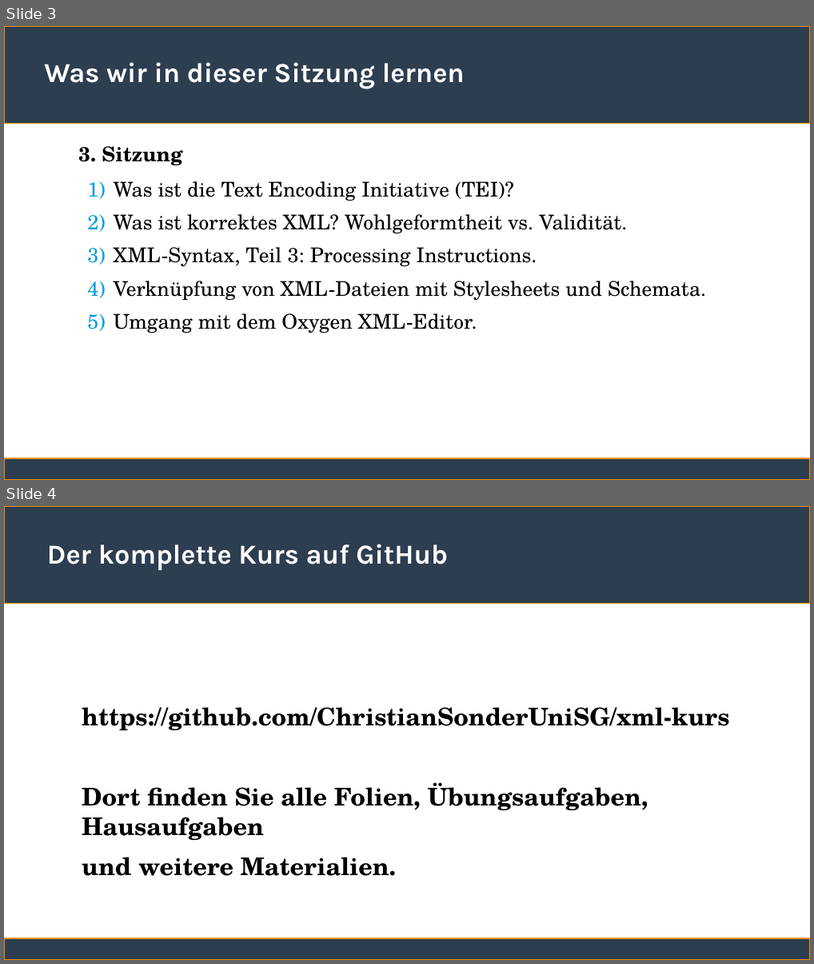
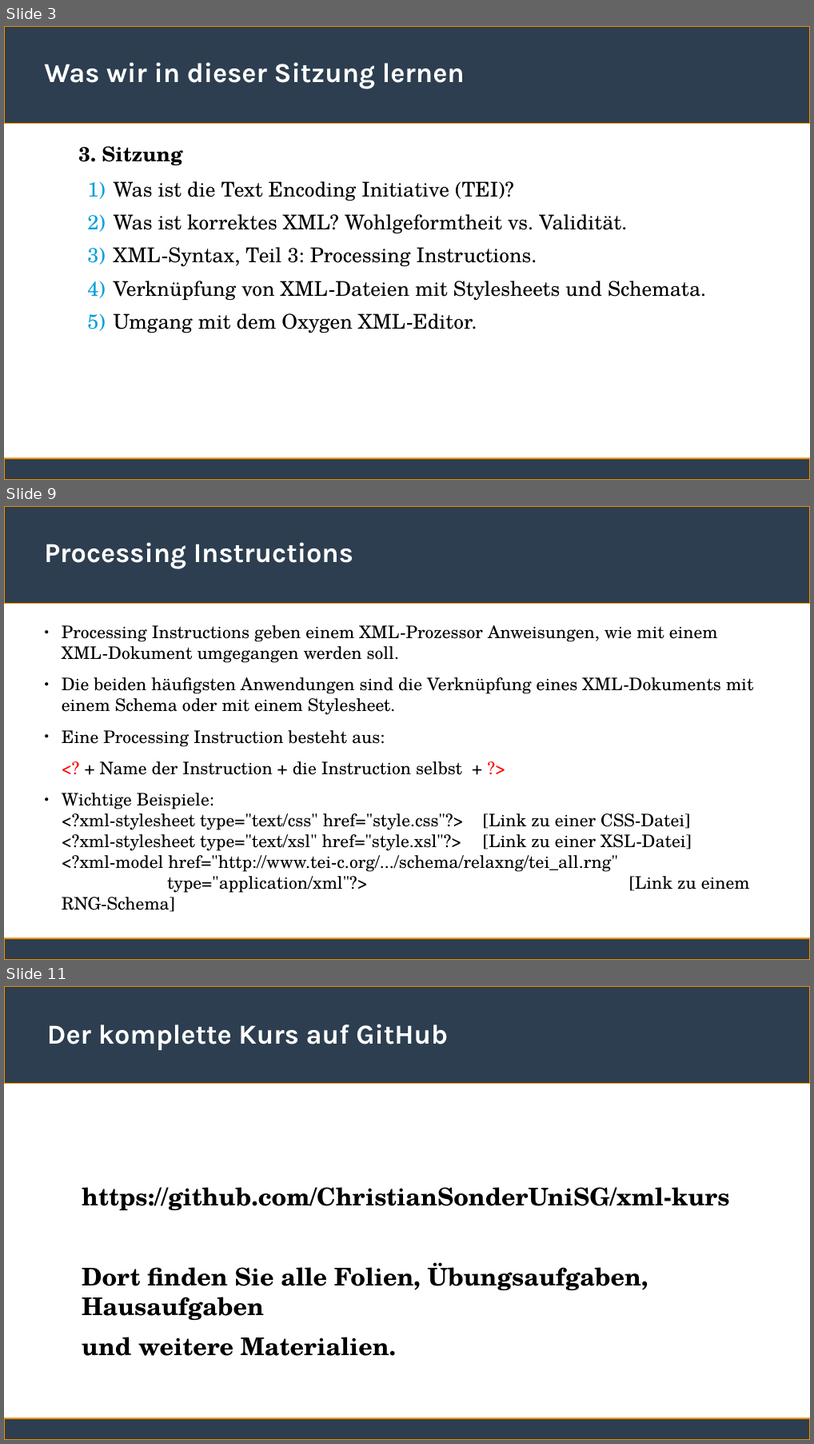
Before and after one commit to ChristianSonderUniSG/xml-kurs, a slide deck: sitzung_3/sitzung_3.odp. Shown one above the other, each under a label of ours: slides 3 and 4 before the commit, slides 3, 9 and 11 after it; the slides between them are not shown. The pictures are 814x964 and 814x1444 pixels, drawn with LibreOffice and Linux fonts; fonts in the diff are those of the drawing. Boxes give left, top, right and bottom in pixels: in the first picture for what was removed or moved away, otherwise in the second. Text is boxed around its words. In the diff, an @@ line names an element or a change of style, - is before the commit and + after.

```diff
--- a/sitzung_3/sitzung_3.odp
+++ b/sitzung_3/sitzung_3.odp
@@ slide 9 added at (4,506,810,960), background #FFFFFF; not listed: 2 template elements that a slide beside it also shows @@
@@ title added at (44,542,354,569), 27 pt, text #FFFFFF, bold @@
+Processing Instructions
@@ text added at (62,625,754,912), 17 pt, text #000000 @@
+● Processing Instructions geben einem XML-Prozessor Anweisungen, wie mit einem XML-Dokument umgegangen werden soll.
+● Die beiden häufigsten Anwendungen sind die Verknüpfung eines XML-Dokuments mit einem Schema oder mit einem Stylesheet.
+● Eine Processing Instruction besteht aus:
+<? + Name der Instruction + die Instruction selbst + ?>
+● Wichtige Beispiele:
+  <?xml-stylesheet type="text/css" href="style.css"?> [Link zu einer CSS-Datei]
+  <?xml-stylesheet type="text/xsl" href="style.xsl"?> [Link zu einer XSL-Datei]
+  <?xml-model href="http://www.tei-c.org/.../schema/relaxng/tei_all.rng"
+  type="application/xml"?> [Link zu einem RNG-Schema]
@@ what was slide 4 is now slide 11 @@
```
Also in this commit, not shown: 6 other slides added, 1 other file.
